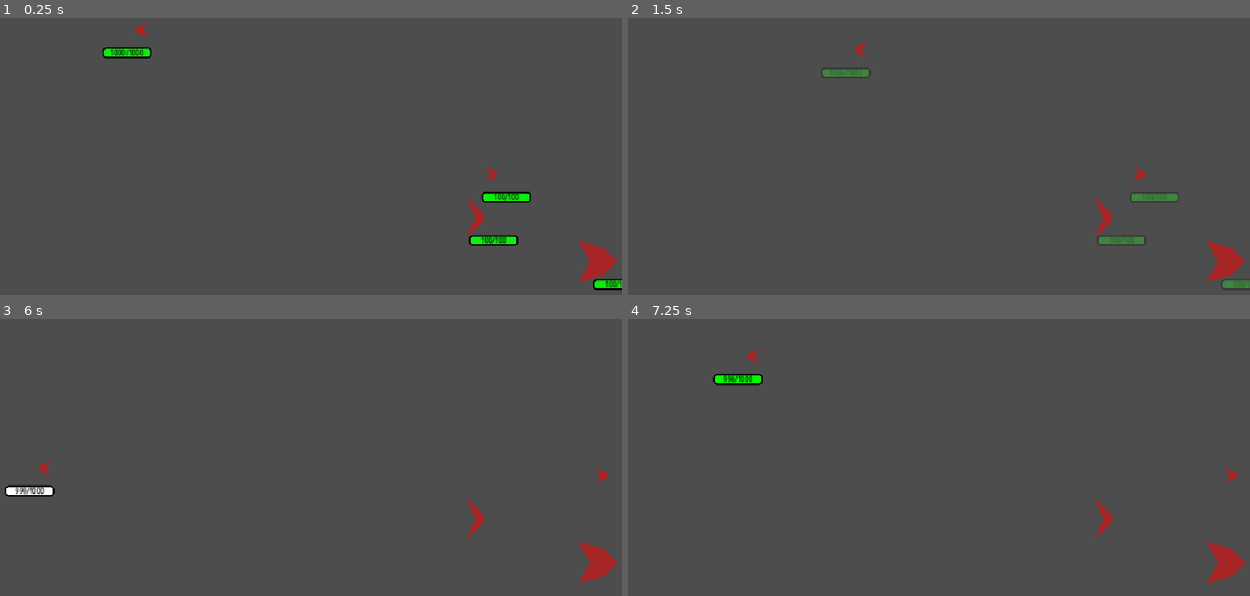
Above: before the commit, frames 1-4 (two rows, left to right).
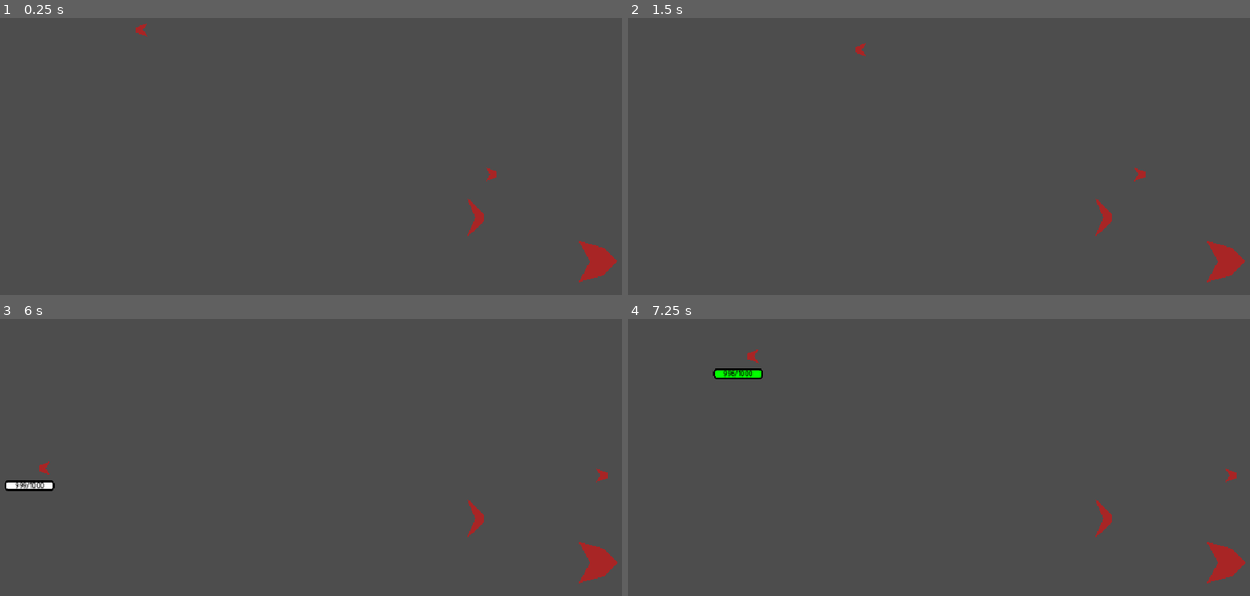
Above: after the commit, the same moments.

Repository: xorblo-doitus/Space-Shooter
Game: Godot game, scene res://src/playable_scenes/world.tscn
Same seed, same stepped clock (60 frames per second), same inputs: the game is played once before the commit and once after it.
Inputs:
- Up to frame 1 (0.25 s): no input
- Up to frame 2 (1.5 s): tap Enter (ui_accept) at 0.5, 0.77 s; hold Right (ui_right) 0.53-1.28 s; hold Down (ui_down) from 1.28 s (still down)
- Up to frame 3 (6 s): tap Enter (ui_accept) at 1.52, 3.02, 3.5, 3.77, 4.25, 4.52 s; release Down (ui_down) at 2.03 s; hold Right (ui_right) 2.03-2.78 s; hold Up (ui_up) 2.78-3.53 s; hold Left (ui_left) 3.53-5.03 s; hold Down (ui_down) 5.03-5.78 s; hold Right (ui_right) from 5.78 s (still down)
- Up to frame 4 (7.25 s): tap Enter (ui_accept) at 6.02, 6.77 s; release Right (ui_right) at 6.53 s; hold Up (ui_up) from 6.53 s (still down)

The runs differ from the first frame. In frame 1, 1.1% of the frame differs, in the area x 16-100%, y 10-99%; in frame 2, 0.7%; in frame 3, 0.4%; in frame 4, 0.5%.
Error in both runs: Assertion failed: No damage source created (res://src/bullets/bullet.gd:25)

Commit message:
Improved health bars

Diff:
--- a/src/playable_scenes/world.tscn
+++ b/src/playable_scenes/world.tscn
@@ -73,10 +73,10 @@
 }
 
 [sub_resource type="RectangleShape2D" id="RectangleShape2D_matw0"]
-size = Vector2(56, 1232)
+size = Vector2(56, 920)
 
 [sub_resource type="RectangleShape2D" id="RectangleShape2D_l3rxe"]
-size = Vector2(2072, 56)
+size = Vector2(1518, 56)
 
 [node name="World" type="Node2D"]
 script = ExtResource("1_ptqmb")
@@ -115,7 +115,7 @@
 width = 56
 
 [node name="Left" type="StaticBody2D" parent="PlayerFence"]
-position = Vector2(-48, 540)
+position = Vector2(-48, 384)
 collision_layer = 65535
 collision_mask = 0
 
@@ -123,7 +123,7 @@
 shape = SubResource("RectangleShape2D_matw0")
 
 [node name="Right" type="StaticBody2D" parent="PlayerFence"]
-position = Vector2(1968, 540)
+position = Vector2(1414, 384)
 collision_layer = 65535
 collision_mask = 0
 
@@ -131,7 +131,7 @@
 shape = SubResource("RectangleShape2D_matw0")
 
 [node name="Up" type="StaticBody2D" parent="PlayerFence"]
-position = Vector2(960, -48)
+position = Vector2(683, -48)
 collision_layer = 65535
 collision_mask = 0
 
@@ -139,7 +139,7 @@
 shape = SubResource("RectangleShape2D_l3rxe")
 
 [node name="Down" type="StaticBody2D" parent="PlayerFence"]
-position = Vector2(960, 1128)
+position = Vector2(683, 816)
 collision_layer = 65535
 collision_mask = 0
 
--- a/src/ui/health_bar.gd
+++ b/src/ui/health_bar.gd
@@ -2,6 +2,7 @@
 class_name HealthBar
 
 const text_format: StringName = "%d/%d"
+const non_full_alpha: float = 0.3
 
 @export_range(0, 10) var disappear_speed: float = 0.5
 
@@ -26,13 +27,23 @@
 var style_box: StyleBox = get_theme_stylebox("fill").duplicate()
 
 @onready var blink_timer = $BlinkTimer
+@onready var disappear_timer = $DisappearTimer
 @onready var label = $Label
 
 
 func _ready():
+	hide()
 	style_box.bg_color = Color(0, 0, 0)
 	add_theme_stylebox_override("fill", style_box)
 	update()
+
+
+func setup(init_health: float, init_max_health: float) -> HealthBar:
+	target_value = init_health
+	max_health = init_max_health
+	hide()
+	return self
+
 
 static func set_color_from_percent(color: Color, percent: float) -> Color:
 	color.r = 3-percent*3
@@ -46,15 +57,29 @@
 	value = target_value
 	label.text = text_format % [ceili(target_value), max_health]
 	update_color()
-	if target_value == max_health:
-		set_process(true)
+	modulate.a = 1
+	show()
+	trigger_chrono_fade_out()
+
+
+func trigger_chrono_fade_out() -> void:
+	disappear_timer.start()
+
+
+func start_fade_out() -> void:
+	set_process(true)
+
 
 func _process(delta):
 	if target_value == max_health:
 		modulate.a = move_toward(modulate.a, 0, delta*disappear_speed)
+		if modulate.a == 0:
+			hide()
+			set_process(false)
 	else:
-		modulate.a = 1
-		set_process(false)
+		modulate.a = move_toward(modulate.a, non_full_alpha, delta*disappear_speed)
+		if modulate.a == non_full_alpha:
+			set_process(false)
 
 func update_color() -> void:
 	if blink:
--- a/src/ui/health_bar.tscn
+++ b/src/ui/health_bar.tscn
@@ -4,6 +4,7 @@
 [ext_resource type="Script" path="res://src/ui/health_bar.gd" id="2_vtr6v"]
 
 [node name="HealthBar" type="ProgressBar"]
+z_index = 100
 custom_minimum_size = Vector2(100, 16)
 anchors_preset = 8
 anchor_left = 0.5
@@ -22,11 +23,6 @@
 show_percentage = false
 script = ExtResource("2_vtr6v")
 
-[node name="BlinkTimer" type="Timer" parent="."]
-process_callback = 0
-wait_time = 0.1
-one_shot = true
-
 [node name="Label" type="Label" parent="."]
 layout_mode = 1
 anchors_preset = 15
@@ -42,4 +38,13 @@
 horizontal_alignment = 1
 vertical_alignment = 1
 
+[node name="BlinkTimer" type="Timer" parent="."]
+process_callback = 0
+wait_time = 0.1
+one_shot = true
+
+[node name="DisappearTimer" type="Timer" parent="."]
+one_shot = true
+
 [connection signal="timeout" from="BlinkTimer" to="." method="stop_blink"]
+[connection signal="timeout" from="DisappearTimer" to="." method="start_fade_out"]
--- a/src/vessels/vessel.gd
+++ b/src/vessels/vessel.gd
@@ -49,8 +49,7 @@
 
 	ST.setup_collisions(self, team)
 
-	health_bar.max_health = max_health
-	health_bar.target_value = health
+	health_bar.setup(health, max_health)
 
 #	momentum = min(speed, momentum)
 
--- a/src/vessels/vessel.tscn
+++ b/src/vessels/vessel.tscn
@@ -68,6 +68,6 @@
 position = Vector2(-30, 0)
 
 [node name="HealthBarPivot" type="Marker2D" parent="."]
-position = Vector2(0, 50)
+position = Vector2(0, 38)
 
 [node name="HealthBar" parent="HealthBarPivot" instance=ExtResource("2_jrg4h")]
